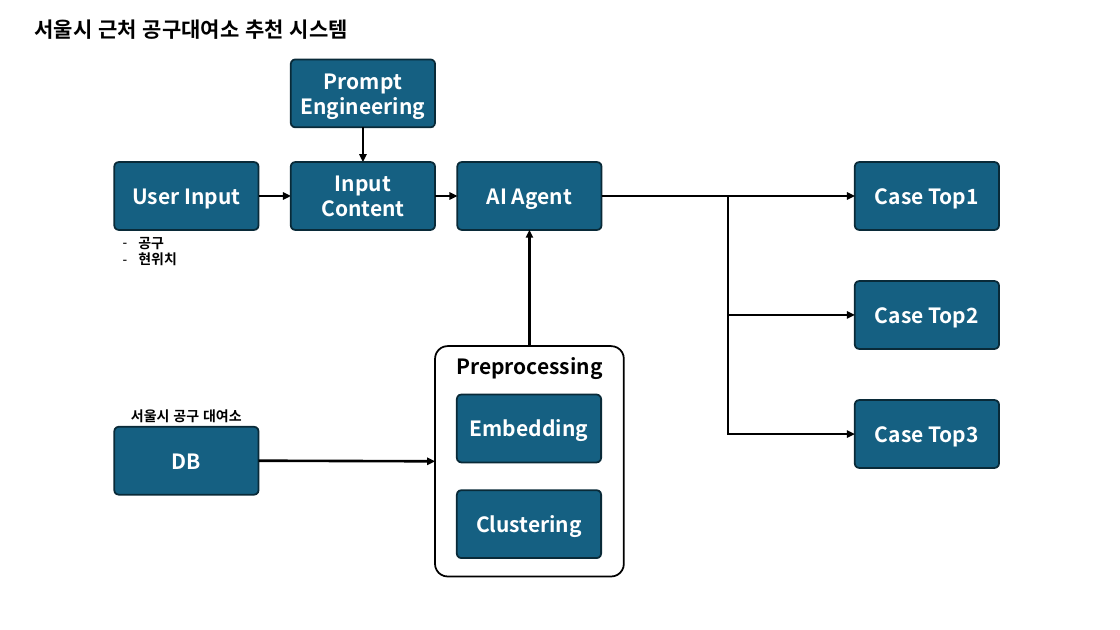
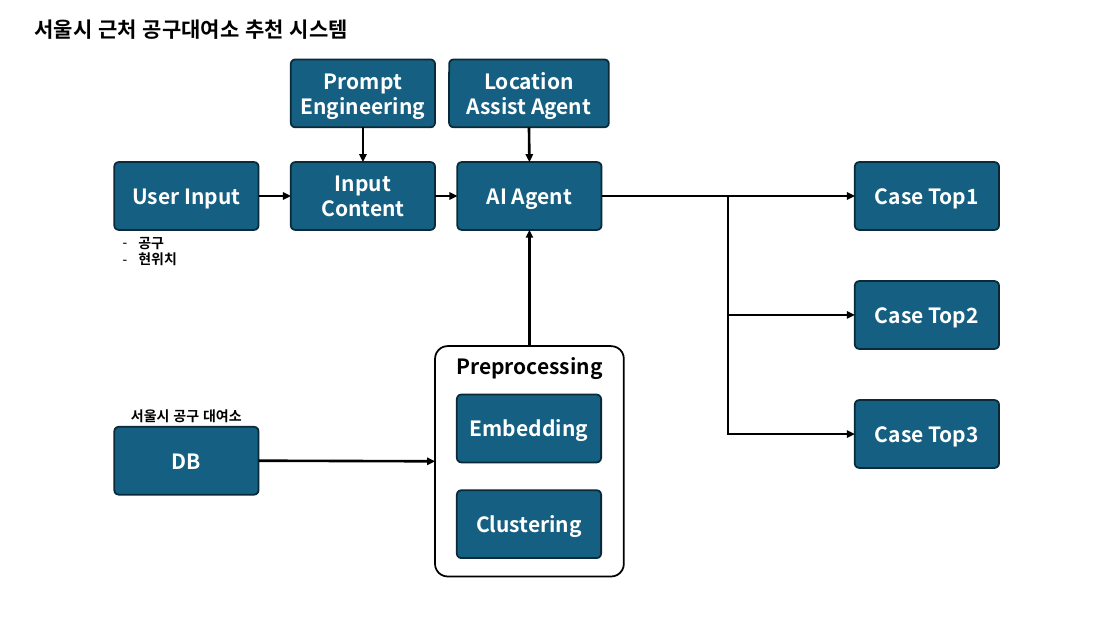
Before and after one commit to jellybee02/LLM_Research, a slide deck: slide 1 of LLM_FlowChart.pptx. Drawn at 1120x630 pixels with LibreOffice and Linux fonts; fonts in the diff are those of the drawing. Boxes give left, top, right and bottom in pixels: in the first picture for what was removed or moved away, otherwise in the second. Text is boxed around its words. In the diff, an @@ line names an element or a change of style, - is before the commit and + after.

```diff
--- a/LLM_FlowChart.pptx
+++ b/LLM_FlowChart.pptx
@@ rounded rectangle added at [450,60,609,128], fill #156082, outline #092A39 1.5 pt, 18 pt, text #FFFFFF, bold @@
+Location Assist Agent
@@ arrow added from (529, 128) to (529, 162), #000000 2.25 pt @@
```
Also in this commit, not shown: 1 slide added, 6 other files.
